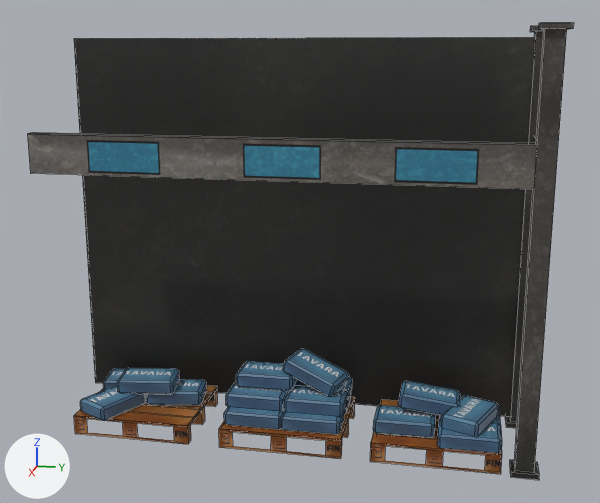
What one commit did to the FBX model Assets/Models/HyllyVali.fbx.
Camera for both pictures: a camera (50 mm lens) standing at (8.58, 1.41, 3.75) and looking at (0.83, -0.14, 1.82). Lighting does not change. The marker at lower left points along +X, +Y and +Z. Mesh edges are drawn as thin lines. Where no turn or scale is listed for an object, it has been applied to the vertices.

The first picture shows 'Laatikot', 'Lava', 'Pillars'.
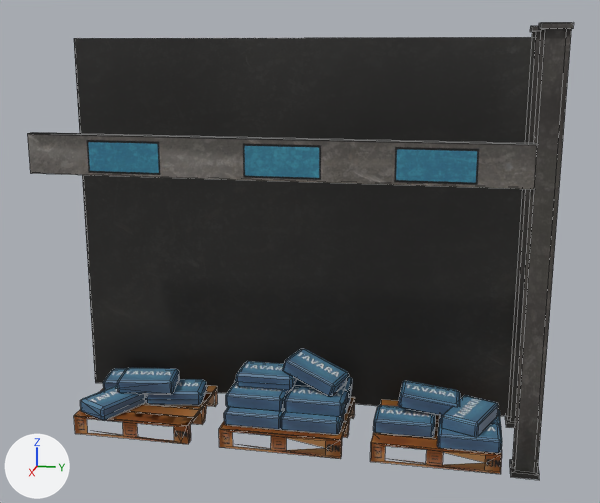
Boxes [x1, y1, x2, y2] around the edits, measured in the pictures (600 x 503 px):
'Pillars_LOD1', added (black)
    after: [507, 29, 571, 474]
'Lava_LOD1', added (brown)
    after: [99, 388, 501, 470]

The change, as a diff of the scene's bpy script:
```diff
--- a/Assets/Models/HyllyVali.fbx.py
+++ b/Assets/Models/HyllyVali.fbx.py
@@ me_cube_000 @@
+me_cube_000.from_pydata(...)  # 96 vertices, 64 faces; spans x -0.5..0.51, y -3.61..0.6, z -0.1..0.1
+me_cube_000.materials.append(mat_lava)  # picture img_lava_jpg
@@ me_cube_002 @@
+me_cube_002.from_pydata(...)  # 28 vertices, 16 faces; spans x -1.16..0.11, y -4.72..0.11, z -1.96..1.96
+me_cube_002.materials.append(mat_pillars_001)  # picture img_pillars_jpg
@@ ob_lava_lod1 @@
+ob_lava_lod1 = bpy.data.objects.new('Lava_LOD1', me_cube_000)
+ob_lava_lod1.location = (0.897, 1.25, 0.044)
@@ ob_pillars_lod1 @@
+ob_pillars_lod1 = bpy.data.objects.new('Pillars_LOD1', me_cube_002)
+ob_pillars_lod1.location = (1.315, 2.065, 1.943)
```
